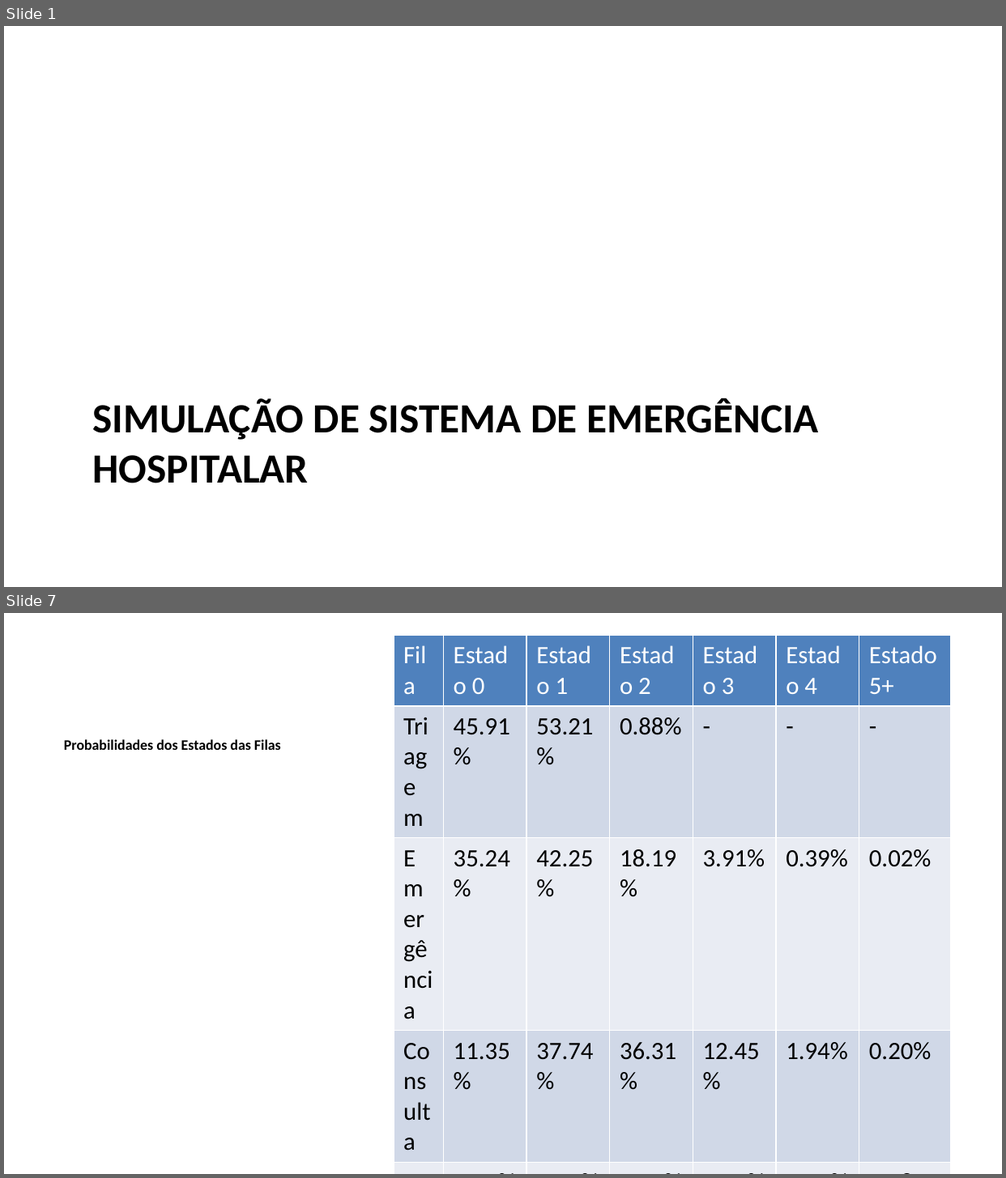
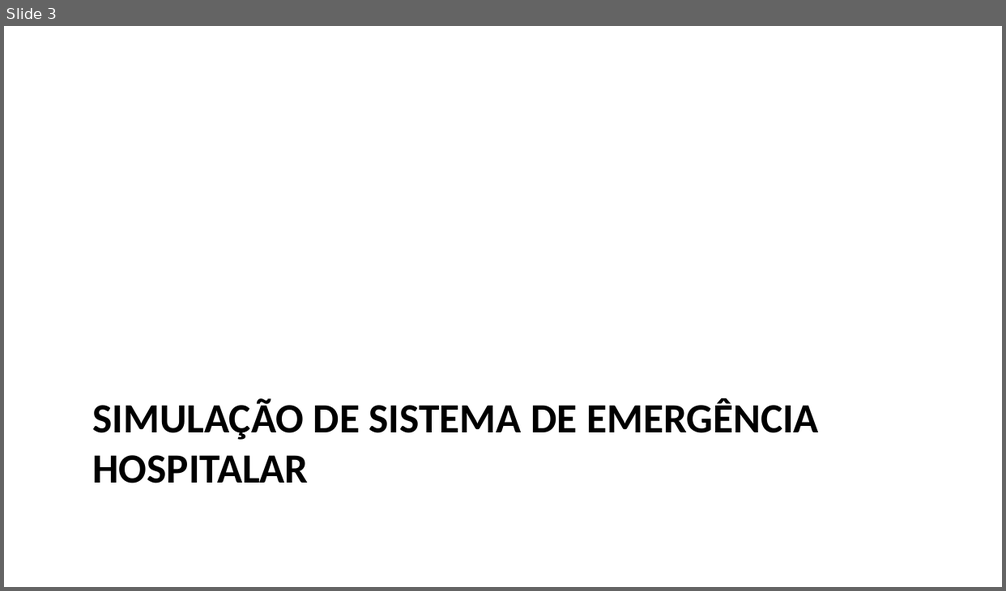
Before and after one commit to bengo501/-T2-Avalia-o-de-Aprendizagem-Simula-o-e-M-todos-Anal-ticos---2025-1, a slide deck: apresentacao_hospital.pptx. Shown one above the other, each under a label of ours: slides 1 and 7 before the commit, slide 3 after it; the slides between them are not shown. The pictures are 1006x1178 and 1006x591 pixels, drawn with LibreOffice and Linux fonts; fonts in the diff are those of the drawing. Boxes give left, top, right and bottom in pixels: in the first picture for what was removed or moved away, otherwise in the second. Text is boxed around its words. In the diff, an @@ line names an element or a change of style, - is before the commit and + after.

```diff
--- a/apresentacao_hospital.pptx
+++ b/apresentacao_hospital.pptx
@@ slide 7 removed at [4, 613, 1002, 1174], background #FFFFFF @@
@@ table removed at [393, 635, 949, 1113], 6 rows, 7 columns @@
-Fila | Estado 0 | Estado 1 | Estado 2 | Estado 3 | Estado 4 | Estado 5+
-Triagem | 45.91% | 53.21% | 0.88% | - | - | -
-Emergência | 35.24% | 42.25% | 18.19% | 3.91% | 0.39% | 0.02%
-Consulta | 11.35% | 37.74% | 36.31% | 12.45% | 1.94% | 0.20%
-Internação | 0.03% | 0.02% | 0.01% | 0.04% | 0.01% | 99.89%
-Alta | 74.39% | 23.07% | 2.42% | 0.12% | 0.01% | -
@@ text removed at [64, 739, 281, 750] @@
-Probabilidades dos Estados das Filas
@@ what was slide 1 is now slide 3 @@
```
Also in this commit, not shown: 8 slides changed, 25 slides added, 3 other slides removed, 13 other files.
